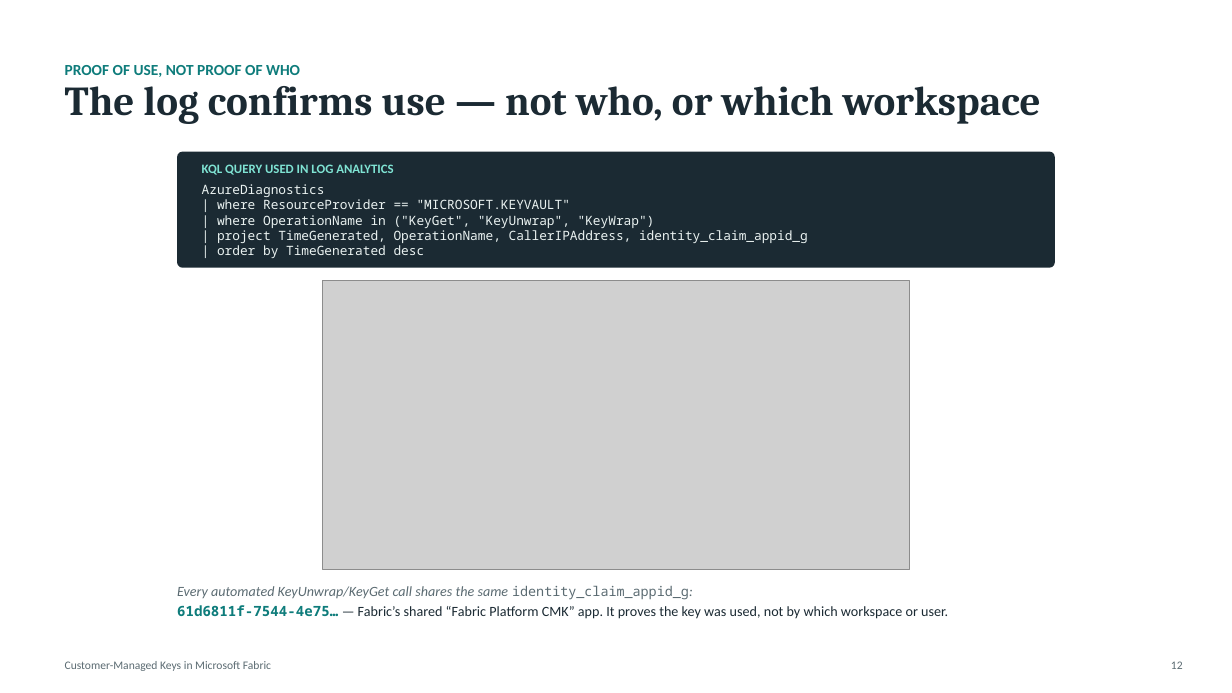
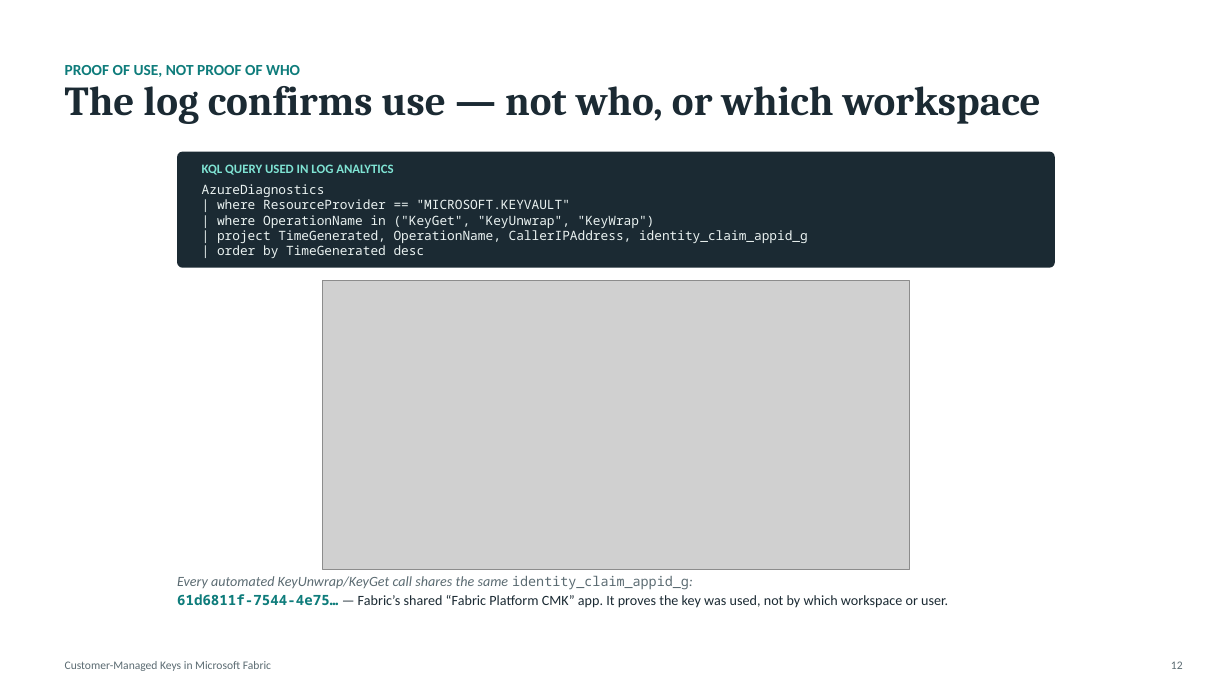
Before and after one commit to KarianneKies/speaker_sessions, a slide deck: slide 13 of 02_CMK_Microsoft_Fabric/CMK_Fabric-4.pptx (slide 12 before the commit). Drawn at 1232x693 pixels with LibreOffice and Linux fonts; fonts in the diff are those of the drawing; grey boxes stand for pictures. Boxes give left, top, right and bottom in pixels: in the first picture for what was removed or moved away, otherwise in the second. Text is boxed around its words. In the diff, an @@ line names an element or a change of style, - is before the commit and + after.

```diff
--- a/02_CMK_Microsoft_Fabric/CMK_Fabric-4.pptx
+++ b/02_CMK_Microsoft_Fabric/CMK_Fabric-4.pptx
@@ text "Every automated KeyUnwrap/KeyGet call shares ...": place and size @@
-text "Every automated KeyUnwrap/KeyGet call shares ..." at (177,586,948,619)
+text "Every automated KeyUnwrap/KeyGet call shares ..." at (177,576,948,608)
```
Also in this commit, not shown: 4 other slides changed, 1 slide added.
